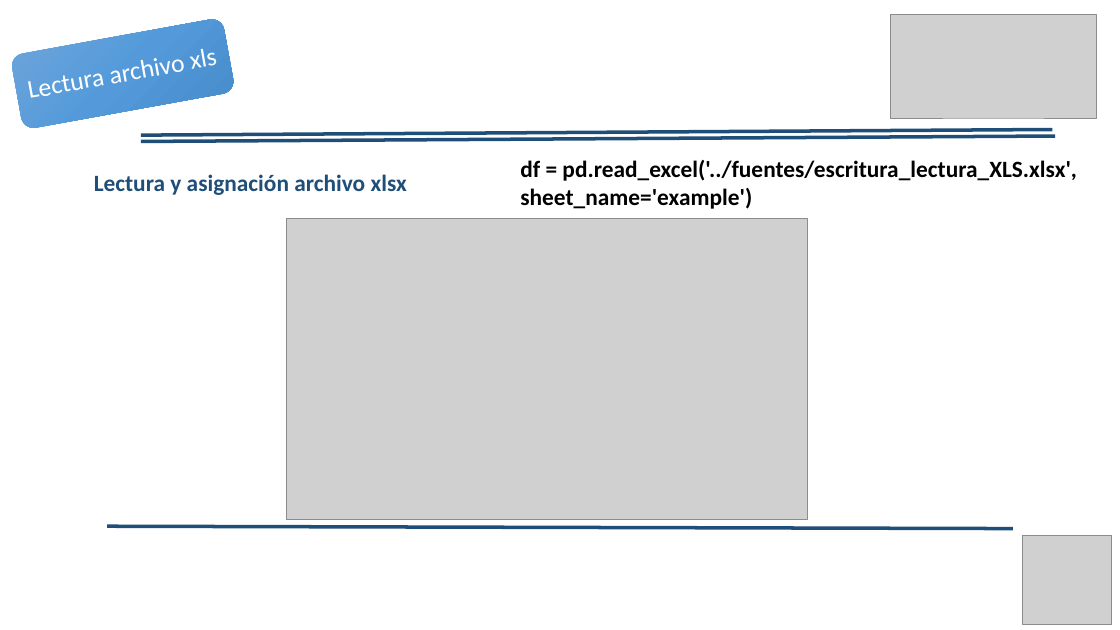
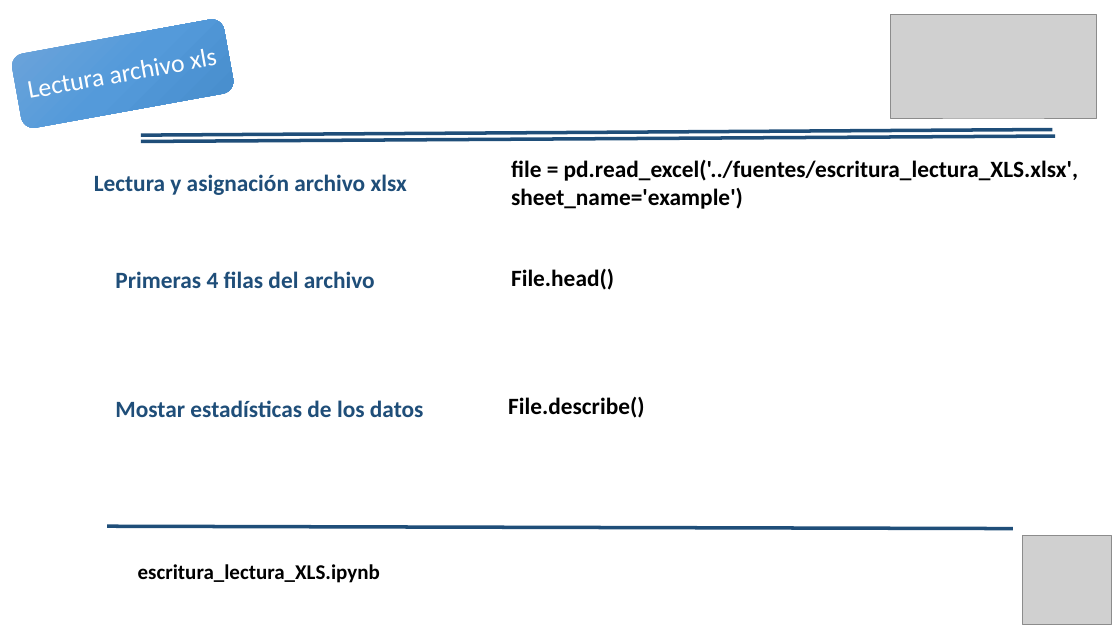
Before and after one commit to Duvandres19/Analitica_Python, a slide deck: slide 18 of Curso_Analitica_LecturaFuentesDatos.pptx. Drawn at 1120x630 pixels with LibreOffice and Linux fonts; fonts in the diff are those of the drawing; grey boxes stand for pictures; background and template pictures are left out. Boxes give left, top, right and bottom in pixels: in the first picture for what was removed or moved away, otherwise in the second. Text is boxed around its words. In the diff, an @@ line names an element or a change of style, - is before the commit and + after.

```diff
--- a/Curso_Analitica_LecturaFuentesDatos.pptx
+++ b/Curso_Analitica_LecturaFuentesDatos.pptx
@@ text at box(511, 160, 1078, 209): text changed @@
-  df = pd.read_excel('../fuentes/escritura_lectura_XLS.xlsx', sheet_name='example')
+  file = pd.read_excel('../fuentes/escritura_lectura_XLS.xlsx', sheet_name='example')
@@ picture removed at box(287, 219, 807, 520) @@
@@ text added at box(511, 269, 614, 290), 20 pt, text #000000, bold @@
+  File.head()
@@ text added at box(115, 271, 375, 288), 20 pt, text #1F4E79, bold @@
+Primeras 4 filas del archivo
@@ text added at box(115, 400, 424, 417), 20 pt, text #1F4E79, bold @@
+Mostar estadísticas de los datos
@@ text added at box(508, 397, 644, 418), 20 pt, text #000000, bold @@
+  File.describe()
@@ text added at box(138, 564, 380, 583), 18 pt, text #000000, bold @@
+escritura_lectura_XLS.ipynb
```
Also in this commit, not shown: 16 other slides changed, 2 slides added, 1 slide removed, 31 other files.
